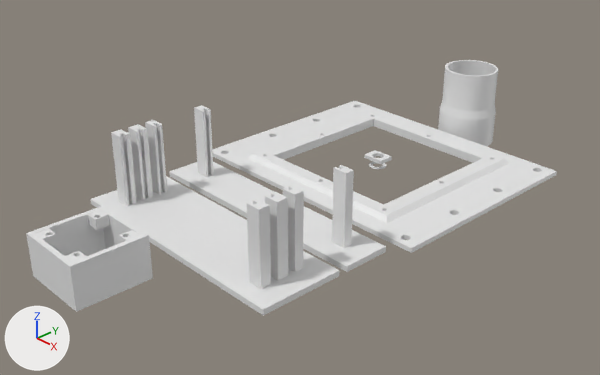
The Blender file CNC/cnc.blend: old version first, new version second.
Both versions are drawn from a 50 mm lens placed at (0.346, -0.396, 0.239), pointed at (-0.001, -0.073, 0.007). Arrows for +X, +Y and +Z are at lower left; the lights stay in place. The older version comes first.

The first picture shows 'Circle', 'PCBSplittingHolder', 'Plane.001', 'Stand', 'Stand.001' and 2 more.
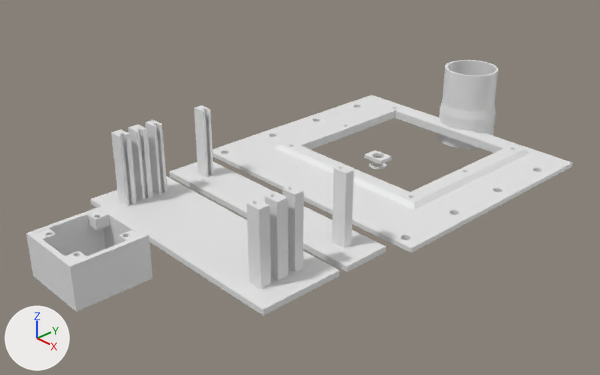
The change in detail:
me_plane_001 is used by ob_pcbsplittingholder; location (-0.0004, 0.0004, 0.0031); scale (1.07, 1.07, 1.0).
me_plane_001 had 2639 vertices, 1356 faces and spanned x -0.087..0.087, y -0.07..0.07, z -0.003..0.003.
me_plane_001 now has 2639 vertices, 1356 faces and spans x -0.087..0.087, y -0.07..0.089, z -0.003..0.003.
me_plane_001 part 1: all 4 vertices in x -0.087..0.087, y 0.07, z -0.003..0.0 are moved by (0.0, 0.019, 0.0).
me_plane_001 part 2: all 587 vertices in x -0.06..0.06, y -0.059..0.059, z -0.003..0.003 are moved by (0.0, 0.023, 0.0).

Where the change shows, as pixel boxes [x1, y1, x2, y2] in the pictures (600 x 375 px; the box of a moved part takes in the faces that stretch with it):
'PCBSplittingHolder', reshaped
    before: [213, 101, 557, 253]
    after: [213, 95, 573, 253]
part 1 of me_plane_001, moved or reshaped
    before: [213, 101, 557, 253]
    after: [213, 95, 573, 253]
part 2 of me_plane_001, moved or reshaped
    before: [213, 112, 509, 248]
    after: [213, 104, 530, 248]
